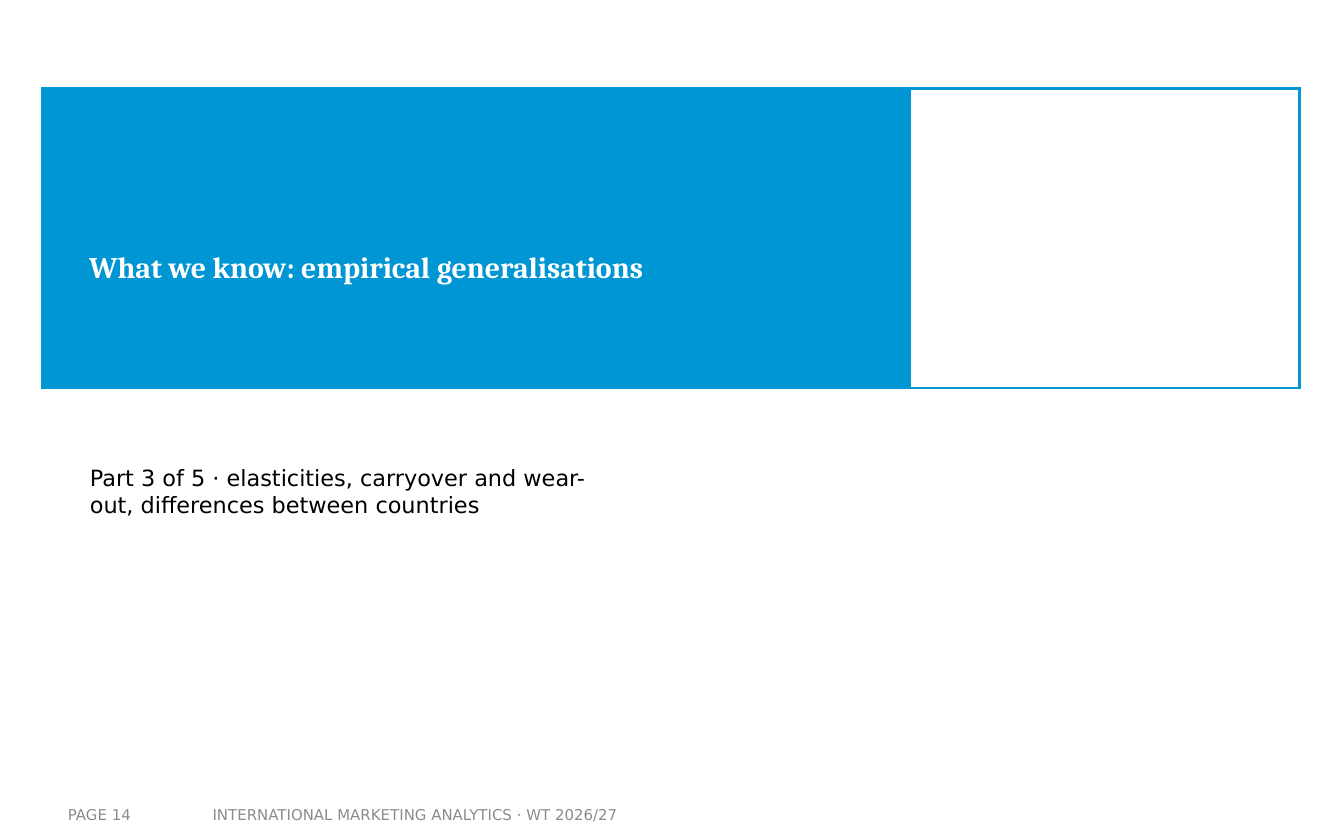
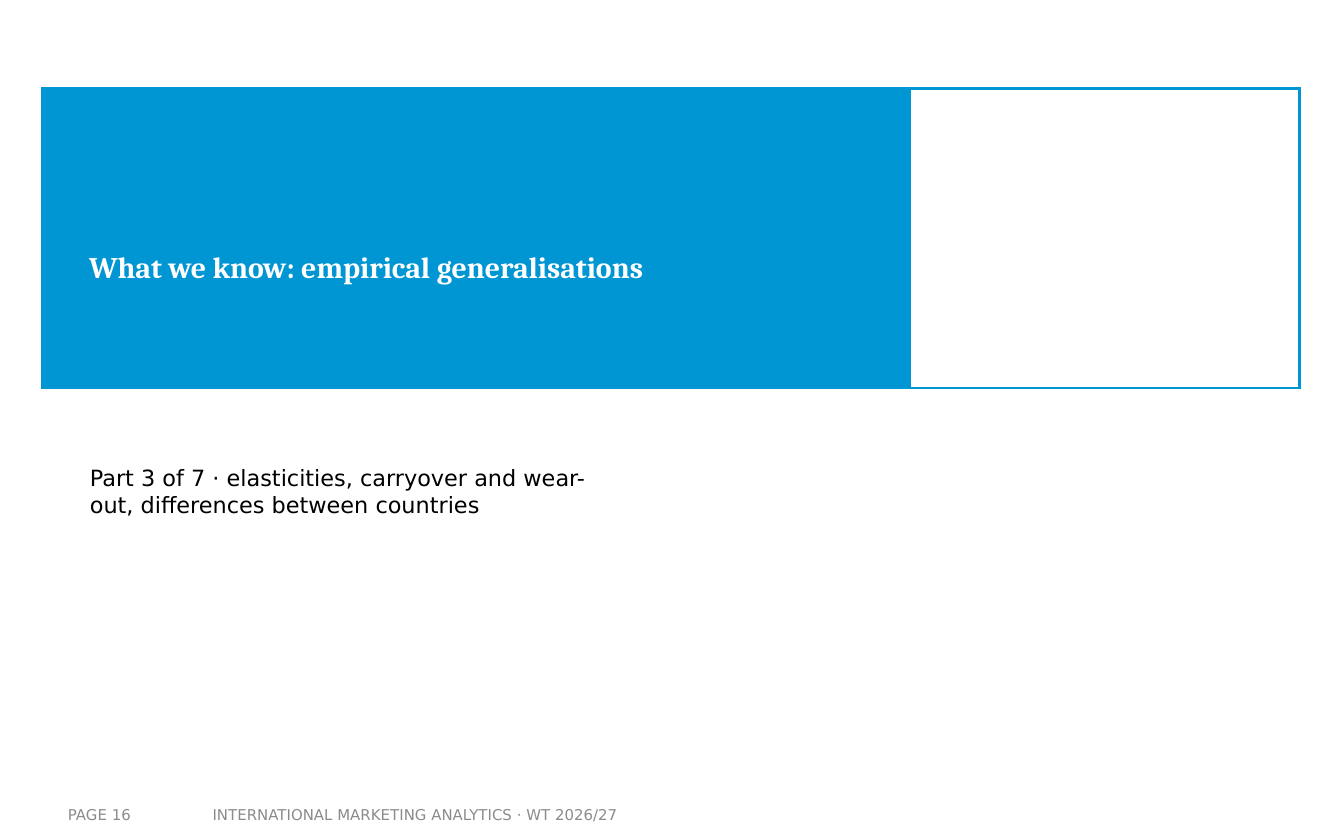
Before and after one commit to arnefloh-wu/International-Marketing-Analytics, a slide deck: slide 16 of slides/02a_intro-to-mmm_WT26-27.pptx (slide 14 before the commit). Drawn at 1344x840 pixels with LibreOffice and Linux fonts; fonts in the diff are those of the drawing; background and template pictures are left out. Boxes give left, top, right and bottom in pixels: in the first picture for what was removed or moved away, otherwise in the second. Text is boxed around its words. In the diff, an @@ line names an element or a change of style, - is before the commit and + after.

```diff
--- a/slides/02a_intro-to-mmm_WT26-27.pptx
+++ b/slides/02a_intro-to-mmm_WT26-27.pptx
@@ text at bbox=[90, 469, 585, 516]: text changed @@
-Part 3 of 5 · elasticities, carryover and wear-out, differences between countries
+Part 3 of 7 · elasticities, carryover and wear-out, differences between countries
@@ page number at bbox=[68, 809, 131, 820]: text changed @@
-PAGE 14
+PAGE 16
```
Also in this commit, not shown: 5 other slides changed, 16 slides added, 25 other files.
